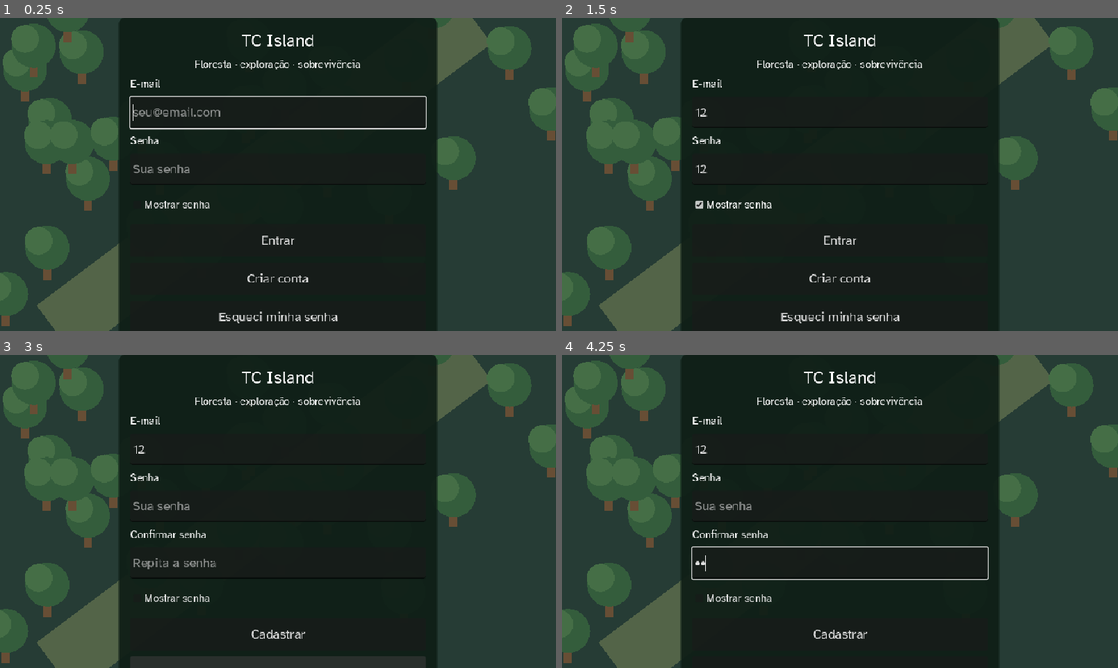
Above: before the commit, frames 1-4 (two rows, left to right).
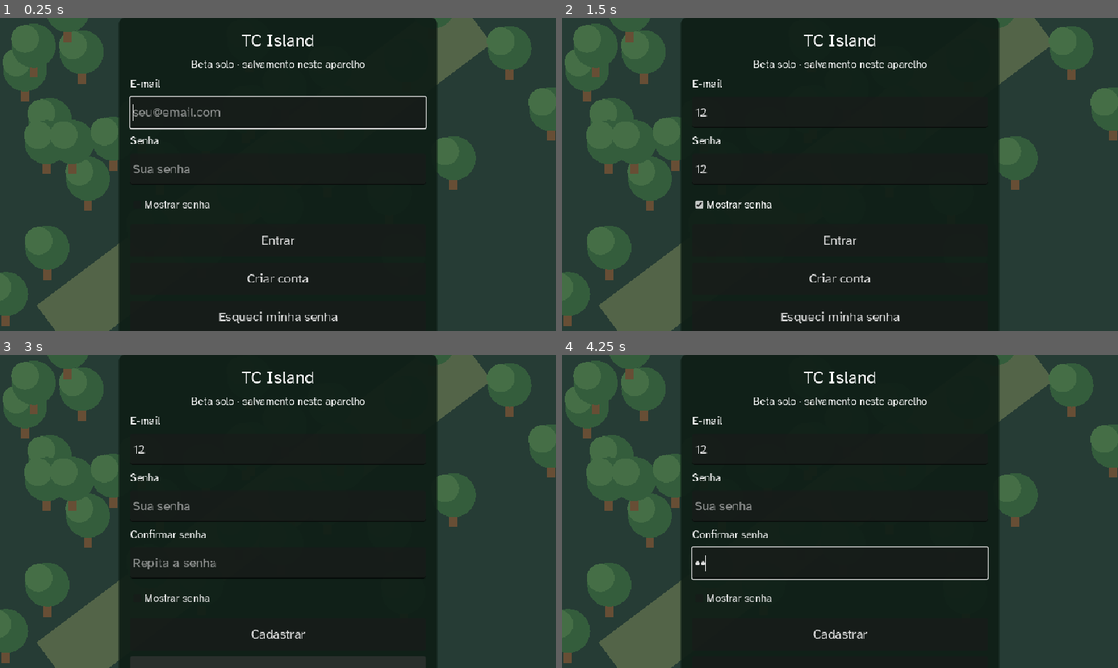
Above: after the commit, the same moments.

Repository: GustavoTc-Web/Tece-Island
Game: Godot game, scene res://scenes/main.tscn
Two runs of this game, one before a commit and one after it. Both use one fixed random seed, a clock stepped at 60 frames per second and the inputs below.
Inputs (mouse positions are in pixels of both pictures, inside the frame that each line leads up to):
- Up to frame 1 (0.25 s): no input
- Up to frame 2 (1.5 s): click (840, 111) at 0.52 s; type "12" at 0.6 s; click (840, 168) at 0.75 s; type "12" at 0.83 s; click "Mostrar senha" at 1.25 s
- Up to frame 3 (3 s): click "Entrar" at 2 s; click "Criar conta" at 2.75 s
- Up to frame 4 (4.25 s): click (840, 561) at 3.52 s; type "12" at 3.6 s

The runs differ from the first frame. In frame 1, 0.4% of the frame differs, in the area x 34-66%, y 13-17%; in frame 2, 0.4%; in frame 3, 0.4%; in frame 4, 0.4%.

Commit message:
fix(beta): clarify solo access and saves and repair lobby support diagnostics

Diff:
--- a/scripts/auth/auth_screen.gd
+++ b/scripts/auth/auth_screen.gd
@@ -48,7 +48,7 @@
 	title.horizontal_alignment = HORIZONTAL_ALIGNMENT_CENTER
 	rows.add_child(title)
 	var subtitle := Label.new()
-	subtitle.text = "Floresta · exploração · sobrevivência"
+	subtitle.text = "Beta solo · salvamento neste aparelho"
 	subtitle.horizontal_alignment = HORIZONTAL_ALIGNMENT_CENTER
 	subtitle.add_theme_font_size_override("font_size", 18)
 	rows.add_child(subtitle)
--- a/scripts/game_menu.gd
+++ b/scripts/game_menu.gd
@@ -71,20 +71,21 @@
 	if value == "help":
 		var controls := "Use os joysticks para andar e mirar/atacar. Toque Interagir para coletar ou abrir o alvo próximo. To …(253 unchanged characters)…
 		text.text = controls + "\n\nFabricação e Base ficam no inventário. Para construir, selecione cama, fogueira ou peça e …(536 unchanged characters)…
+		text.text += "\n\nCampanha solo: acompanhe as tarefas no HUD e no Diário. Mapa na torre da Serra a partir da noite 3; templos nas noites 4 e 5 ou posteriores; ataque final na noite 6 ou posterior. Atrasos não encerram a campanha. Após o resgate, você pode continuar explorando.\n\nBeta solo · multiplayer indisponível, sem data anunciada. Chat e sincronização entre aparelhos continuam restritos às contas do teste fechado. As demais contas jogam com salvamento local.\n\nCréditos: feito com Godot Engine. Fontes Bree Serif e Atkinson Hyperlegible, sob SIL Open Font License 1.1; licenças incluídas no pacote. Arte e efeitos do jogo são desenhados/gerados pelo projeto."
 	elif value == "data":
 		refresh_save_details()
 	layout()
 
 func save_details() -> String:
 	var world := hud.get_parent()
-	if world.account_store == null: return "A arena multiplayer não usa o save do mundo solo."
-	var account: AccountProgress = world.account_store
+	var account: AccountProgress = world.get("account_store")
+	if account == null: return "Abra um mundo solo para consultar seu salvamento. Multiplayer indisponível nesta beta."
 	var sync := get_tree().root.get_node("WorldSync")
+	if not sync.enabled(account.uid): return "Mundo: " + account.world_id + "\nSalvo somente neste navegador e aparelho, separado por conta. Chat e sincronização entre aparelhos estão restritos às contas do teste fechado. Exporte uma cópia antes de limpar os dados do site."
 	var detail := "Mundo: " + account.world_id + "\nÚltima revisão confirmada: " + str(account.sync_state.get("revision", 0))
 	if world.progress_store != null:
 		var unchanged: bool = CloudCodec.hash_state(world.progress_store.capture()) == account.sync_state.get("hash", "")
 		detail += "\nProgresso local: " + ("igual à última versão sincronizada." if unchanged else "alterações ainda não sincronizadas.")
-	if not sync.enabled(account.uid): detail += "\nSincronização indisponível para esta conta nesta versão."
 	var notice := str(sync.states.get(sync.key(account), {}).get("detail", ""))
 	if notice != "": detail += "\n" + notice
 	var failure: Dictionary = sync.last_errors.get(sync.key(account), {})
@@ -93,7 +94,12 @@
 
 func refresh_save_details() -> void:
 	if area != "data": return
-	text.text = "O progresso é salvo periodicamente neste aparelho. Aguarde Sincronizado antes de trocar de aparelho. Tentativas automáticas têm intervalo de pelo menos 2 minutos; o botão permite tentar antes, respeitando 10 segundos entre pedidos.\n\n" + (hud.save_button.text if hud.save_button != null else "Save indisponível.") + "\n\n" + save_details()
+	var account: AccountProgress = hud.get_parent().get("account_store")
+	var cloud := account != null and WorldSync.enabled(account.uid)
+	var instructions := "O progresso é salvo automaticamente neste aparelho. Para esta conta, não há cópia automática entre aparelhos."
+	if cloud: instructions = "O progresso é salvo neste aparelho. Aguarde Sincronizado antes de trocar de aparelho. Tentativas automáticas: pelo menos 2 minutos; tentativa manual: pelo menos 10 segundos."
+	retry_button.text = "Salvar e tentar sincronizar" if cloud else "Salvar neste aparelho"
+	text.text = instructions + "\n\n" + (hud.save_button.text if hud.save_button != null else "Abra um mundo para salvar.") + "\n\n" + save_details()
 
 func invoke(caption: String) -> void:
 	match caption:
@@ -119,16 +125,16 @@
 			button.clip_text = true
 
 func diagnostic() -> String:
-	var stamp := {"version":"0.8.1-atalhos-mobile", "commit":"desenvolvimento"}
+	var stamp := {"version":"0.9.1-beta-rc.1", "commit":"desenvolvimento"}
 	if FileAccess.file_exists("res://config/build-public.json"):
 		var data: Variant = JSON.parse_string(FileAccess.get_file_as_string("res://config/build-public.json"))
 		if data is Dictionary: stamp = data
 	var screen := DisplayServer.window_get_size()
 	if OS.has_feature("web"):
 		screen = Vector2i(int(JavaScriptBridge.eval("innerWidth")), int(JavaScriptBridge.eval("innerHeight")))
-	var info := "TC Island %s\nCommit: %s\nPlataforma: %s\nResolução: %d×%d\nOrientação: %s" % [str(stamp.get("version", "0.8.1-atalhos-mobile")), str(stamp.get("commit", "desenvolvi …(130 unchanged characters)…
+	var info := "TC Island %s\nCommit: %s\nPlataforma: %s\nResolução: %d×%d\nOrientação: %s" % [str(stamp.get("version", "0.9.1-beta-rc.1")), str(stamp.get("commit", "desenvolvi …(130 unchanged characters)…
 	if OS.has_feature("web"): info += "\nOrigem: " + str(JavaScriptBridge.eval("location.origin"))
 	var world := hud.get_parent()
-	if world.account_store != null and world.progress_store != null:
+	if world.get("account_store") != null and world.get("progress_store") != null:
 		info += "\nHash local: " + CloudCodec.hash_state(world.progress_store.capture()) + "\nHash confirmado: " + str(world.account_store.sync_state.get("hash", ""))
 	return info + "\n" + (hud.save_button.text if hud.save_button != null else "") + "\n" + save_details()
--- a/scripts/network/menu.gd
+++ b/scripts/network/menu.gd
@@ -32,6 +32,7 @@
 var name_callback: JavaScriptObject
 var play_selected: Button
 var rename_selected: Button
+var release_note: Label
 
 func _ready() -> void:
 	ThemeDB.get_default_theme().default_font = IslandTheme.BODY
@@ -48,6 +49,10 @@
 	brand.add_theme_color_override("font_outline_color", Color("10271f"))
 	brand.add_theme_constant_override("outline_size", 6)
 	main.add_child(brand)
+	release_note = Label.new()
+	release_note.text = "Beta solo · 0.9.1-beta-rc.1"
+	release_note.add_theme_color_override("font_color", IslandTheme.AMBER)
+	main.add_child(release_note)
 	main_rows = VBoxContainer.new()
 	main_rows.add_theme_constant_override("separation", 10)
 	main.add_child(main_rows)
@@ -56,7 +61,7 @@
 	continue_caption.clip_text = true
 	continue_caption.add_theme_color_override("font_color", Color("d2c9a8"))
 	main_rows.add_child(continue_caption)
-	for entry in [["Meus mundos", "worlds"], ["Servidores", "servers"]]:
+	for entry in [["Meus mundos", "worlds"], ["Multiplayer · indisponível", "servers"]]:
 		button(main_rows, entry[0], open_page.bind(entry[1]))
 	button(main_rows, "Configurações", func(): overlay.open_settings())
 	var menu_button := button(main, "Menu", open_page.bind("options"))
@@ -210,7 +215,7 @@
 	main.visible = id == "main"
 	page_panel.visible = id != "main"
 	for key in pages: pages[key].visible = key == id
-	page_title.text = {"main":"", "worlds":"Meus mundos", "servers":"Servidores", "advanced":"Conexão avançada", "options":"Menu", "development":"Desenvolvimento"}.get(id, "")
+	page_title.text = {"main":"", "worlds":"Meus mundos", "servers":"Multiplayer", "advanced":"Conexão avançada", "options":"Menu", "development":"Desenvolvimento"}.get(id, "")
 	resize()
 
 func resize() -> void:
@@ -224,6 +229,7 @@
 		if control is Label and control not in [brand, page_title, dialog_title]: control.add_theme_font_size_override("font_size", font - 2)
 	brand.position = Vector2(32, 26)
 	brand.add_theme_font_size_override("font_size", int(clampf(view.y * 0.105, 36, 58)))
+	release_note.position = Vector2(32, 26 + brand.get_minimum_size().y)
 	main_rows.custom_minimum_size.x = clampf(view.x * 0.3, 280, 360)
 	main_rows.size = Vector2(main_rows.custom_minimum_size.x, main_rows.get_combined_minimum_size().y)
 	main_rows.position = Vector2(view.x - main_rows.size.x - 36, clampf((view.y - main_rows.size.y) / 2, 84, maxf(84, view.y - main_rows.size.y - 16)))
@@ -315,7 +321,7 @@
 		servers_list.add_child(empty)
 	if OS.has_feature("web"):
 		var info := Label.new()
-		info.text = "Conexões de servidores disponíveis no aplicativo para computador."
+		info.text = "Multiplayer indisponível nesta beta. Jogue a campanha solo em Meus mundos. Não há data anunciada para o multiplayer."
 		info.autowrap_mode = TextServer.AUTOWRAP_WORD_SMART
 		servers_list.add_child(info)
 	open_page(page)
--- a/tests/browser_fixture.gd
+++ b/tests/browser_fixture.gd
@@ -375,4 +375,7 @@
 			for shortcut in MobileInput.overlay.actions.get_children():
 				data.action_shortcuts.append({"caption": shortcut.text, "icon": shortcut.icon.resource_path, "rect": rect(shortcut)})
 			data.sticks = {"move":[MobileInput.overlay.centers.move.x, MobileInput.overlay.centers.move.y], "aim":[MobileInput.overlay.centers.aim.x, MobileInput.overlay.centers.aim.y]}
+	data["fps"] = Engine.get_frames_per_second()
+	data["process_ms"] = Performance.get_monitor(Performance.TIME_PROCESS) * 1000
+	data["draw_calls"] = Performance.get_monitor(Performance.RENDER_TOTAL_DRAW_CALLS_IN_FRAME)
 	JavaScriptBridge.eval("window.tcState = " + JSON.stringify(data))
--- /dev/null
+++ b/tests/validate_beta_access.gd
@@ -0,0 +1,63 @@
+extends SceneTree
+var checks := 0
+var failures := 0
+func _initialize() -> void: call_deferred("run")
+func check(ok: bool, caption: String) -> void:
+	checks += 1
+	if not ok: failures += 1
+	print("PASS: " if ok else "FAIL: ", caption)
+func run() -> void:
+	var auth := root.get_node("FirebaseAuth")
+	var sync := root.get_node("WorldSync")
+	var chat := root.get_node("GlobalChat")
+	auth.config.enabled = true
+	auth._user_id = "beta-new-player-fixture"
+	auth._id_token = "local-fixture-never-sent"
+	auth._verified = true
+	auth._expires_at = Time.get_unix_time_from_system() + 3600
+	sync.config = {"enabled":true,"allowed_uids":["closed-a","closed-b"],"interval_seconds":120}
+	chat.config = {"enabled":true,"allowed_uids":["closed-a","closed-b"]}
+	chat.uid = auth.account_uid()
+	check(auth.can_play(), "New verified identity can access solo without the closed-test allowlist")
+	check(not sync.enabled(auth.account_uid()) and not chat.available(), "New identity cannot access closed chat or cloud saves")
+	var menu: Control = load("res://scenes/menu.tscn").instantiate()
+	root.add_child(menu)
+	await process_frame
+	var diagnostic: String = menu.overlay.menu_view.diagnostic()
+	check(diagnostic.contains("Plataforma:") and diagnostic.contains("Abra um mundo solo"), "Lobby help diagnostic works without a loaded world")
+	check(not diagnostic.contains(auth.account_uid()) and not diagnostic.contains(auth._id_token), "Support copy excludes identity and session credential")
+	menu.open_page("servers")
+	check(menu.servers_list.get_child_count() > 0, "Unavailable multiplayer page remains informative")
+	menu.queue_free()
+	await process_frame
+	var library := WorldLibrary.new()
+	var folder := "user://beta-access-%d" % Time.get_ticks_usec()
+	library.configure(auth.account_uid(), folder)
+	check(await library.load_index(self), "New account opens a separate empty catalog")
+	var id: String = await library.create_world("Beta fixture", self)
+	var account := AccountProgress.new()
+	account.configure(library.uid, folder, id)
+	var prepared: Dictionary = await sync.prepare(account, library)
+	check(prepared.get("ok", false), "Local-only new world prepares without requesting Firestore permission")
+	var world: Node2D = load("res://scenes/world.tscn").instantiate()
+	world.persistence_enabled = true
+	world.account_store = account
+	world.owner_uid = library.uid
+	world.world_id = id
+	world.world_name = "Beta fixture"
+	world.initial_progress = prepared.get("data", {})
+	root.add_child(world)
+	await physics_frame
+	world.get_node("DayNight").set_physics_process(false)
+	var help: Control = world.get_node("HUD").menu_view
+	help.open("data")
+	check(help.text.text.contains("não há cópia automática") and not help.text.text.contains("Aguarde Sincronizado"), "Local-only account receives accurate save instructions")
+	check(help.retry_button.text == "Salvar neste aparelho", "Local save action does not promise unavailable synchronization")
+	check(await world.save_progress(true), "New account acquires a durable local save")
+	var saved: Dictionary = await account.read(self)
+	check(saved.get("version") == 8 and saved.get("owner_uid") == library.uid and saved.get("world_id") == id, "Save v8 is correctly owned and isolated")
+	world.queue_free()
+	await process_frame
+	check((await account.read(self)).get("world_id") == id, "Closing the world preserves its local bytes")
+	print("BETA ACCESS: %d checks, %d failures" % [checks, failures])
+	quit(1 if failures else 0)
Not shown, changed: README.md
Not shown, added: docs/BETA_SOLO_RC1.md
Not shown, added: docs/MULTIPLAYER_ADIADO_BETA.md
Not shown, added: tools/beta-performance-validation.mjs
Not shown, changed: tools/stamp-build.mjs
Not shown, changed: tools/write-web-manifest.mjs
Not shown, changed: web/shell.html
